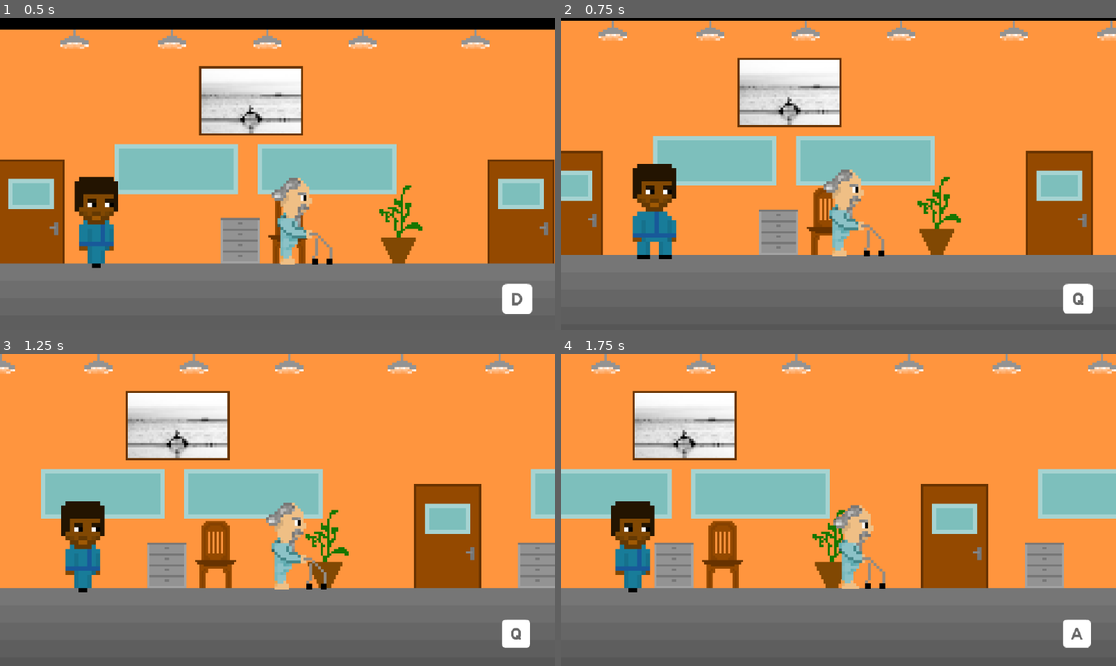
Above: before the commit, frames 1-4 (two rows, left to right).
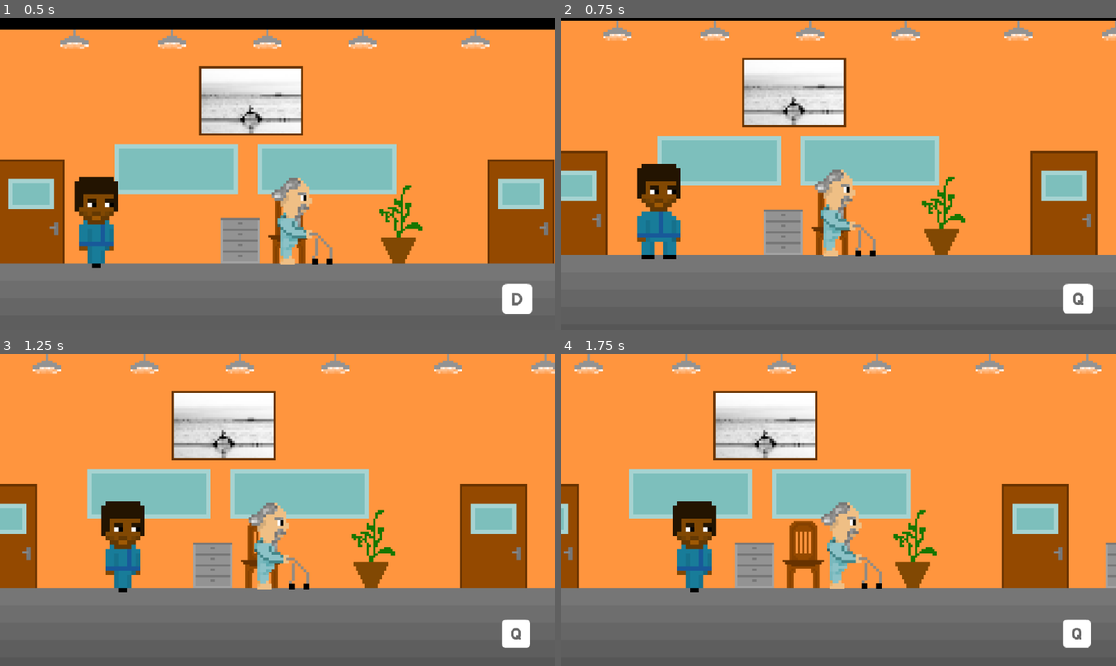
Above: after the commit, the same moments.

Repository: qcorveler/RGAME
Game: Godot game, scene res://Scenes/Levels/LevelIntro.tscn
Two runs of this game, one before a commit and one after it. Both use one fixed random seed, a clock stepped at 60 frames per second and the inputs below. This scene is started directly instead of the project's main scene.
Inputs:
- Up to frame 1 (0.5 s): no input
- Up to frame 2 (0.75 s): tap Enter (ui_accept) at 0.5 s; hold D (move_right) from 0.53 s (still down); hold Shift (crouch) from 0.53 s (still down)
- Up to frame 3 (1.25 s): keep holding D (move_right); keep holding Shift (crouch); tap Space (jump) at 0.77, 1.07 s; tap Ctrl (run) at 0.8 s
- Up to frame 4 (1.75 s): keep holding D (move_right); release Shift (crouch) at 1.28 s; tap Ctrl (run) at 1.35 s; tap Space (jump) at 1.52, 1.55 s

Frame 1 is identical in both runs. In frame 2, 8.0% of the frame differs, in the area x 4-100%, y 0-78%; in frame 3, 30%; in frame 4, 34%, in the area x 0-100%, y 0-92%.

Commit message:
Modification du système de déplacement en tant que machine à état

Diff:
--- a/raf-game/Scenes/Personnages/Player/Player.tscn
+++ b/raf-game/Scenes/Personnages/Player/Player.tscn
@@ -1,7 +1,11 @@
-[gd_scene load_steps=4 format=3 uid="uid://balwv05viq0lw"]
+[gd_scene load_steps=8 format=3 uid="uid://balwv05viq0lw"]
 
 [ext_resource type="Script" uid="uid://setf7bqajpkw" path="res://Scripts/Player/player.gd" id="1_kpjcp"]
 [ext_resource type="PackedScene" uid="uid://dubqxfeqkucgi" path="res://Scenes/Personnages/Player/Skins/skin_robe_de_chambre.tscn" id="2_j11si"]
+[ext_resource type="Script" uid="uid://cbbsir1jw5rx" path="res://Scripts/Player/states/idle.gd" id="3_2dvuo"]
+[ext_resource type="Script" uid="uid://c4kcjm36ky11w" path="res://Scripts/Player/states/run.gd" id="4_w526r"]
+[ext_resource type="Script" uid="uid://e3n50f4m2i8m" path="res://Scripts/Player/states/jump.gd" id="5_p4l7q"]
+[ext_resource type="Script" uid="uid://bicgtyxgjcpjb" path="res://Scripts/Player/states/crouch.gd" id="6_df18l"]
 
 [sub_resource type="RectangleShape2D" id="RectangleShape2D_kpjcp"]
 size = Vector2(48, 93)
@@ -17,3 +21,17 @@
 
 [node name="Camera2D" type="Camera2D" parent="."]
 position_smoothing_enabled = true
+
+[node name="States" type="Node" parent="."]
+
+[node name="Idle" type="Node" parent="States"]
+script = ExtResource("3_2dvuo")
+
+[node name="Run" type="Node" parent="States"]
+script = ExtResource("4_w526r")
+
+[node name="Jump" type="Node" parent="States"]
+script = ExtResource("5_p4l7q")
+
+[node name="Crouch" type="Node" parent="States"]
+script = ExtResource("6_df18l")
--- a/raf-game/Scenes/Personnages/Player/RafVieux.tscn
+++ b/raf-game/Scenes/Personnages/Player/RafVieux.tscn
@@ -1,7 +1,11 @@
-[gd_scene load_steps=4 format=3 uid="uid://by4hv48lgyhg2"]
+[gd_scene load_steps=8 format=3 uid="uid://by4hv48lgyhg2"]
 
 [ext_resource type="Script" uid="uid://setf7bqajpkw" path="res://Scripts/Player/player.gd" id="1_uwy5g"]
 [ext_resource type="PackedScene" uid="uid://csgisq117w3c6" path="res://Scenes/Personnages/Player/Skins/skin_ehpad.tscn" id="2_uwy5g"]
+[ext_resource type="Script" uid="uid://cbbsir1jw5rx" path="res://Scripts/Player/states/idle.gd" id="3_hdk8d"]
+[ext_resource type="Script" uid="uid://c4kcjm36ky11w" path="res://Scripts/Player/states/run.gd" id="4_dp2h8"]
+[ext_resource type="Script" uid="uid://e3n50f4m2i8m" path="res://Scripts/Player/states/jump.gd" id="5_xh7gd"]
+[ext_resource type="Script" uid="uid://bicgtyxgjcpjb" path="res://Scripts/Player/states/crouch.gd" id="6_fdc6y"]
 
 [sub_resource type="RectangleShape2D" id="RectangleShape2D_kpjcp"]
 size = Vector2(72, 110)
@@ -22,3 +26,17 @@
 limit_bottom = 0
 limit_smoothed = true
 position_smoothing_enabled = true
+
+[node name="States" type="Node" parent="."]
+
+[node name="Idle" type="Node" parent="States"]
+script = ExtResource("3_hdk8d")
+
+[node name="Run" type="Node" parent="States"]
+script = ExtResource("4_dp2h8")
+
+[node name="Jump" type="Node" parent="States"]
+script = ExtResource("5_xh7gd")
+
+[node name="Crouch" type="Node" parent="States"]
+script = ExtResource("6_fdc6y")
--- a/raf-game/Scripts/PNJ/lama.gd
+++ b/raf-game/Scripts/PNJ/lama.gd
@@ -26,7 +26,6 @@
 
 	if on_final_position:
 		return
-	print(position.x)
 	timer += delta
 	# Si trop loin → avancer vers le joueur
 	if abs(direction) > follow_distance:
--- a/raf-game/Scripts/Player/player.gd
+++ b/raf-game/Scripts/Player/player.gd
@@ -1,83 +1,60 @@
 extends CharacterBody2D
 
 @export var gravity := 1600
-@export var speed := 200 #500
+@export var speed := 200
 @export var jump_velocity := -700.0
+
 @export var run_multiplier := 2.0
 @export var crouch_jump_boost := -500
 @export var max_crouch_time := 3.0
 
-@export var acceleration = 0.2
+@export var acceleration = 0.1
 
 @onready var skin = $Skin
 @onready var collisionBox : CollisionShape2D = $CollisionShape2D
+
+var states = {}
+var current_state: State
 
 var is_running := false
 var is_crouching := false
 var crouch_timer := 0.0
 
+func _ready() -> void:
+	# Charger les états
+	states = {
+		"idle": $States/Idle,
+		"run": $States/Run,
+		"jump": $States/Jump,
+		"crouch": $States/Crouch
+	}
+
+	for state in states.values():
+		state.player = self
+
+	change_state("idle")
+
+func change_state(new_state_name: String):
+	if current_state:
+		current_state.exit()
+	current_state = states[new_state_name]
+	current_state.enter(null)
+
 func _physics_process(delta) :
-	# Gestion de la gravité
-	if !is_on_floor() :
-		velocity.y = velocity.y + gravity*delta
-		velocity.y = min(velocity.y, 1500)
 
-	var direction
-
-	if !GameState.dialogue_active :
-		# Gestion du déplacement
-		direction = Input.get_axis("move_left", "move_right")
-		var move_speed = speed
-		# Gestion de la course (CTRL)
-		if Input.is_action_pressed("run") and direction != 0 and not is_crouching:
-			is_running = true
-		else:
-			is_running = false
-
-		if is_running:
-			move_speed *= run_multiplier
-
-		# Accroupissement (SHIFT)
-		if Input.is_action_pressed("crouch") and is_on_floor():
-			is_crouching = true
-			crouch_timer += delta
-			crouch_timer = clamp(crouch_timer, 0.0, max_crouch_time)
-		else:
-			is_crouching = false
-			crouch_timer = 0
-
-		# Direction du skin
-		if direction !=0 :
-			skin.set_direction(direction == -1)
-
-		# Vitesse x
-		velocity.x = lerp(velocity.x, direction*move_speed, acceleration)
-
-		# Saut (SPACE)
-		if Input.is_action_just_pressed("jump") and is_on_floor():
-			var jump_power : float = jump_velocity
-			if crouch_timer > 0.2:
-				var charge_ratio = crouch_timer / max_crouch_time
-				jump_power += crouch_jump_boost * charge_ratio
-				crouch_timer = 0.0
-			velocity.y = jump_power
-		if Input.is_action_just_released("jump") and velocity.y < 0:
-			velocity.y *= 0.5  # stoppe la montée plus tôt = saut plus court
-	else :
-		direction = 0.0
-		velocity.x = lerp(velocity.x, direction*speed, acceleration)
-
-	update_animation(direction)
+	# Gravité
+	velocity.y += gravity * delta
+	velocity.y = min(velocity.y, 1600)
+	if current_state and !GameState.dialogue_active :
+		current_state.physics_update(delta)
 	move_and_slide()
 
-func update_animation(direction):
-	if is_on_floor() :
-		if direction == 0 :
-			skin.play_anim("idle")
-		else :
-			skin.play_anim("run")
-	else:
-		skin.play_anim("jump")
+func _process(delta):
+	if current_state:
+		current_state.update(delta)
+
+func play_animation(anim):
+	skin.play_anim(anim)
 
 func change_skin(skin_name: String):
 	if skin:
--- a/raf-game/Scripts/Player/states/crouch.gd
+++ b/raf-game/Scripts/Player/states/crouch.gd
@@ -1 +1,18 @@
-extends Node
+extends State
+
+func enter(_previous_state):
+	player.velocity.x = 0
+	player.play_animation("idle") # crouch
+
+func physics_update(delta):
+	player.is_crouching = true
+	player.crouch_timer += delta
+	player.crouch_timer = clamp(player.crouch_timer, 0.0, player.max_crouch_time)
+
+	if Input.is_action_just_released("crouch"):
+		player.change_state("idle")
+	if Input.is_action_pressed("jump"):
+		player.change_state("jump")
+
+func exit():
+	player.is_crouching = false
--- a/raf-game/Scripts/Player/states/idle.gd
+++ b/raf-game/Scripts/Player/states/idle.gd
@@ -1 +1,14 @@
-extends Node
+extends State
+
+func enter(_previous_state):
+	player.velocity.x = lerp(player.velocity.x, 0.0, player.acceleration)
+	player.play_animation("idle")
+
+func physics_update(delta):
+	player.velocity.x = lerp(player.velocity.x, 0.0, player.acceleration)
+	if Input.is_action_pressed("move_right") or Input.is_action_pressed("move_left"):
+		player.change_state("run")
+	elif Input.is_action_pressed("jump"):
+		player.change_state("jump")
+	elif Input.is_action_pressed("crouch"):
+		player.change_state("crouch")
--- a/raf-game/Scripts/Player/states/jump.gd
+++ b/raf-game/Scripts/Player/states/jump.gd
@@ -1 +1,34 @@
-extends Node
+extends State
+
+func enter(_previous_state):
+	var jump_power = player.jump_velocity
+	if player.crouch_timer > 0.2:
+		var charge_ratio = player.crouch_timer / player.max_crouch_time
+		jump_power += player.crouch_jump_boost * charge_ratio
+		player.crouch_timer = 0.0
+	player.velocity.y = jump_power
+	player.play_animation("jump")
+
+func physics_update(delta):
+
+	var direction = Input.get_axis("move_left", "move_right")
+
+	player.skin.set_direction(direction == -1)
+
+	var move_speed = player.speed
+	# Gestion de la course (CTRL)
+	if Input.is_action_pressed("run") and direction != 0 and not player.is_crouching:
+		player.is_running = true
+	else:
+		player.is_running = false
+
+	if player.is_running:
+		move_speed *= player.run_multiplier
+
+	# Vitesse x
+	player.velocity.x = lerp(player.velocity.x, direction*move_speed, player.acceleration)
+
+	if Input.is_action_just_released("jump") and player.velocity.y < 0:
+		player.velocity.y *= 0.5  # stoppe la montée plus tôt = saut plus court
+	if player.is_on_floor():
+		player.change_state("idle")
--- a/raf-game/Scripts/Player/states/run.gd
+++ b/raf-game/Scripts/Player/states/run.gd
@@ -1 +1,29 @@
-extends Node
+extends State
+
+func enter(_previous_state):
+	player.play_animation("run")
+
+func physics_update(delta):
+	var direction = Input.get_axis("move_left", "move_right")
+
+	player.skin.set_direction(direction == -1)
+
+	var move_speed = player.speed
+	# Gestion de la course (CTRL)
+	if Input.is_action_pressed("run") and direction != 0 and not player.is_crouching:
+		player.is_running = true
+	else:
+		player.is_running = false
+
+	if player.is_running:
+		move_speed *= player.run_multiplier
+
+	# Vitesse x
+	player.velocity.x = lerp(player.velocity.x, direction*move_speed, player.acceleration)
+
+	if direction == 0:
+		player.change_state("idle")
+	elif Input.is_action_pressed("jump"):
+		player.change_state("jump")
+	elif Input.is_action_pressed("crouch"):
+		player.change_state("crouch")
--- a/raf-game/Scripts/Player/states/state.gd
+++ b/raf-game/Scripts/Player/states/state.gd
@@ -1 +1,16 @@
 extends Node
+class_name State
+
+var player
+
+func enter(_previous_state):
+	pass
+
+func exit():
+	pass
+
+func update(_delta):
+	pass
+
+func physics_update(_delta):
+	pass
